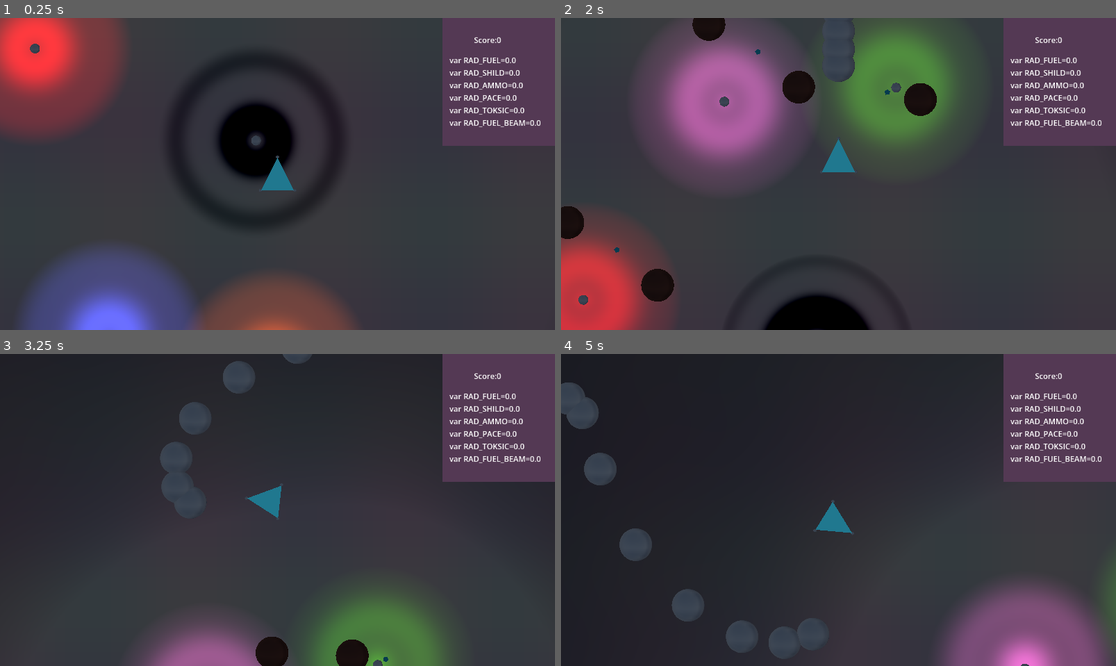
Above: before the commit, frames 1-4 (two rows, left to right).
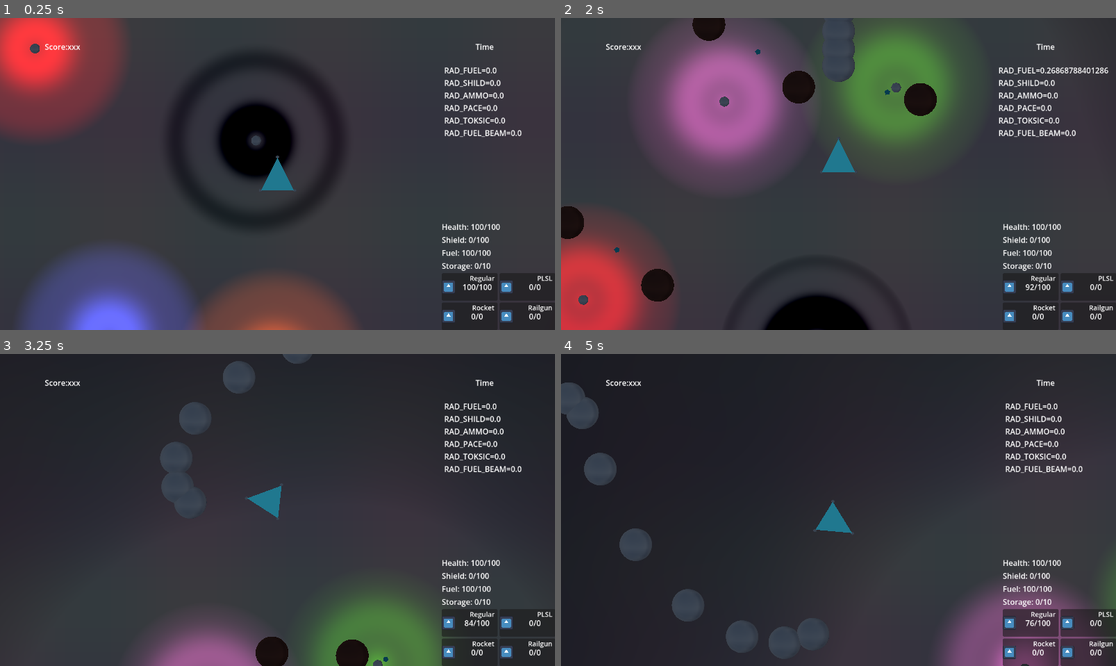
Above: after the commit, the same moments.

Repository: forklovee/SpaceJam2026
Game: Godot game, scene res://main.tscn
Two runs of this game, one before a commit and one after it. Both use one fixed random seed, a clock stepped at 60 frames per second and the inputs below. The engine's default icon, where the game draws it, is replaced by a stand-in: a white triangle on a blue panel in a dark square.
Inputs:
- Up to frame 1 (0.25 s): no input
- Up to frame 2 (2 s): hold Space (Fire) 0.53-1.28 s; hold W (Up) from 0.53 s (still down); tap Space (Fire) at 1.35 s
- Up to frame 3 (3.25 s): release W (Up) at 2.03 s; hold Space (Fire) 2.03-2.78 s; hold A (Left) from 2.03 s (still down); tap Space (Fire) at 2.85 s
- Up to frame 4 (5 s): release A (Left) at 3.53 s; hold S (Down) 3.53-4.28 s; hold Space (Fire) 3.53-4.28 s; hold D (Right) from 4.28 s (still down); tap Space (Fire) at 4.35 s

The runs differ from the first frame. In frame 1, 9.1% of the frame differs, in the area x 8-100%, y 0-98%; in frame 2, 9.2%; in frame 3, 9.5%; in frame 4, 12%, in the area x 8-100%, y 0-100%.

Commit message:
Hud :)

Diff:
--- a/Objects/Crystal/cristal.gd
+++ b/Objects/Crystal/cristal.gd
@@ -12,6 +12,9 @@
 		_destroy(instigator)
 
 func _destroy(instigator: Ship):
+	if is_instance_valid(instigator):
+		instigator.gather_crystal(null, 1)
+
 	collision.disabled = true
 	queue_free()
 	gathered.emit(instigator)
--- /dev/null
+++ b/Player/UI/AmmoGauge/ammo_type_gauge.gd
@@ -0,0 +1,10 @@
+class_name AmmoTypeGauge extends Control
+
+@onready var ammo_name: Label = $AmmoType
+@onready var ammo_counter: Label = $HBoxContainer/Label
+
+@export var icon: Texture
+
+func update_amount(ship: Ship, ammo_type: Bullet3D.Type):
+	ammo_name.text = Bullet3D.Type.keys()[ammo_type]
+	ammo_counter.text = str(ship.get_ammo_count(ammo_type))+"/"+str(ship.get_max_ammo_count(ammo_type))
--- /dev/null
+++ b/Player/UI/AmmoGauge/ammo_type_gauge.tscn
@@ -0,0 +1,60 @@
+[gd_scene format=3 uid="uid://b7nmuufk6vgfh"]
+
+[ext_resource type="Script" uid="uid://bnrv1ow8ovkhm" path="res://Player/UI/AmmoGauge/ammo_type_gauge.gd" id="1_if4wq"]
+[ext_resource type="Texture2D" uid="uid://d0pdf2ktfivuy" path="res://icon.svg" id="2_bpk0r"]
+
+[node name="AmmoTypeGauge" type="Control" unique_id=1824773762]
+custom_minimum_size = Vector2(116, 57)
+layout_mode = 3
+anchors_preset = 0
+size_flags_horizontal = 3
+size_flags_vertical = 3
+script = ExtResource("1_if4wq")
+
+[node name="Panel" type="Panel" parent="." unique_id=1079810432]
+layout_mode = 1
+anchors_preset = 15
+anchor_right = 1.0
+anchor_bottom = 1.0
+grow_horizontal = 2
+grow_vertical = 2
+
+[node name="AmmoType" type="Label" parent="." unique_id=1137426499]
+layout_mode = 1
+anchors_preset = 10
+anchor_right = 1.0
+offset_right = -6.0
+offset_bottom = 23.0
+grow_horizontal = 2
+size_flags_horizontal = 3
+size_flags_vertical = 1
+size_flags_stretch_ratio = 0.75
+theme_override_font_sizes/font_size = 14
+text = "Ammo"
+horizontal_alignment = 2
+vertical_alignment = 1
+
+[node name="HBoxContainer" type="HBoxContainer" parent="." unique_id=662709505]
+layout_mode = 1
+anchors_preset = 15
+anchor_right = 1.0
+anchor_bottom = 1.0
+grow_horizontal = 2
+grow_vertical = 2
+
+[node name="TextureRect" type="TextureRect" parent="HBoxContainer" unique_id=682154487]
+layout_mode = 2
+size_flags_horizontal = 3
+size_flags_stretch_ratio = 0.25
+texture = ExtResource("2_bpk0r")
+expand_mode = 1
+stretch_mode = 5
+
+[node name="Label" type="Label" parent="HBoxContainer" unique_id=751142137]
+layout_mode = 2
+size_flags_horizontal = 3
+size_flags_vertical = 1
+size_flags_stretch_ratio = 0.75
+text = "0/0"
+horizontal_alignment = 1
+vertical_alignment = 1
--- /dev/null
+++ b/Player/UI/hud.gd
@@ -0,0 +1,67 @@
+class_name HUD extends Control
+
+@onready var score_label: Label = $ScoreLabel
+@onready var time_label: Label = $TimeLabel
+@onready var rad_debug_info: Label = $RadDebugInfo
+
+@onready var health_label: Label = $ShipStats/VBoxContainer/Health
+@onready var shield_label: Label = $ShipStats/VBoxContainer/Shield
+@onready var fuel_label: Label = $ShipStats/VBoxContainer/Fuel
+@onready var storage_label: Label = $ShipStats/VBoxContainer/Storage
+
+@onready var regular_ammo: AmmoTypeGauge = $ShipStats/VBoxContainer/GridContainer/RegularAmmo
+@onready var plsl_ammo: AmmoTypeGauge = $ShipStats/VBoxContainer/GridContainer/PLSLAmmo
+@onready var rocket_ammo: AmmoTypeGauge = $ShipStats/VBoxContainer/GridContainer/RocketAmmo
+@onready var railgun_ammo: AmmoTypeGauge = $ShipStats/VBoxContainer/GridContainer/RailgunAmmo
+
+func bind_ship(ship: Ship):
+	ship.health_changed.connect(_on_health_changed)
+	ship.shield_changed.connect(_on_shield_changed)
+	ship.fuel_changed.connect(_on_fuel_changed)
+	ship.storage_changed.connect(_on_storage_changed)
+	ship.used_weapon.connect(_on_ammo_amount_changed)
+	_on_health_changed(ship)
+	_on_shield_changed(ship)
+	_on_fuel_changed(ship)
+	_on_storage_changed(ship)
+
+	_on_ammo_amount_changed(ship, Bullet3D.Type.Regular)
+	_on_ammo_amount_changed(ship, Bullet3D.Type.PLSL)
+	_on_ammo_amount_changed(ship, Bullet3D.Type.Rocket)
+	_on_ammo_amount_changed(ship, Bullet3D.Type.Railgun)
+
+func unbind_ship(ship: Ship):
+	ship.health_changed.disconnect(_on_health_changed)
+	ship.fuel_changed.disconnect(_on_fuel_changed)
+	ship.storage_changed.disconnect(_on_storage_changed)
+	ship.ammo_amount_changed.disconnect(_on_ammo_amount_changed)
+
+
+func update_labels():
+	rad_debug_info.update(Game.pc.ship.radiation_query.data)
+
+func _on_player_score_changed():
+	score_label.update()
+
+func _on_health_changed(ship: Ship):
+	health_label.text = "Health: "+str(ship.health)+"/"+str(ship.max_health)
+
+func _on_shield_changed(ship: Ship):
+	shield_label.text = "Shield: "+str(ship.shield)+"/"+str(ship.max_shield)
+
+func _on_fuel_changed(ship: Ship):
+	fuel_label.text = "Fuel: "+str(ship.fuel)+"/"+str(ship.max_fuel)
+
+func _on_storage_changed(ship: Ship):
+	storage_label.text = "Storage: "+str(ship.storage)+"/"+str(ship.max_storage)
+
+func _on_ammo_amount_changed(ship: Ship, ammo_type: Bullet3D.Type):
+	match ammo_type:
+		Bullet3D.Type.Regular:
+			regular_ammo.update_amount(ship, ammo_type)
+		Bullet3D.Type.PLSL:
+			plsl_ammo.update_amount(ship, ammo_type)
+		Bullet3D.Type.Rocket:
+			rocket_ammo.update_amount(ship, ammo_type)
+		Bullet3D.Type.Railgun:
+			railgun_ammo.update_amount(ship, ammo_type)
--- /dev/null
+++ b/Player/UI/hud.tscn
@@ -0,0 +1,120 @@
+[gd_scene format=3 uid="uid://drkjnd0qbefol"]
+
+[ext_resource type="Script" uid="uid://cs4sbi2wnw7bq" path="res://Player/UI/hud.gd" id="1_lrp3x"]
+[ext_resource type="Script" uid="uid://dxo8tkdtd822e" path="res://Ship/PlayerShip/score_label.gd" id="2_f2qnc"]
+[ext_resource type="Script" uid="uid://dd63v2ojxwq4p" path="res://Ship/PlayerShip/rad_label.gd" id="3_q0jle"]
+[ext_resource type="PackedScene" uid="uid://b7nmuufk6vgfh" path="res://Player/UI/AmmoGauge/ammo_type_gauge.tscn" id="4_q0jle"]
+
+[node name="HUD" type="Control" unique_id=1409684581]
+layout_mode = 3
+anchors_preset = 15
+anchor_right = 1.0
+anchor_bottom = 1.0
+grow_horizontal = 2
+grow_vertical = 2
+script = ExtResource("1_lrp3x")
+metadata/_custom_type_script = "uid://cs4sbi2wnw7bq"
+
+[node name="ScoreLabel" type="Label" parent="." unique_id=1800354293]
+custom_minimum_size = Vector2(260, 120)
+layout_mode = 1
+offset_right = 261.0
+offset_bottom = 120.0
+text = "Score:xxx"
+horizontal_alignment = 1
+vertical_alignment = 1
+script = ExtResource("2_f2qnc")
+
+[node name="TimeLabel" type="Label" parent="." unique_id=279498096]
+custom_minimum_size = Vector2(260, 120)
+layout_mode = 1
+anchors_preset = 1
+anchor_left = 1.0
+anchor_right = 1.0
+offset_left = -292.0
+offset_bottom = 120.0
+grow_horizontal = 0
+text = "Time"
+horizontal_alignment = 1
+vertical_alignment = 1
+
+[node name="RadDebugInfo" type="Label" parent="." unique_id=1249103710]
+layout_mode = 1
+anchors_preset = 1
+anchor_left = 1.0
+anchor_right = 1.0
+offset_left = -230.0
+offset_top = 97.0
+offset_right = -15.0
+offset_bottom = 432.0
+grow_horizontal = 0
+text = "var RAD_FUEL=0.0
+var RAD_SHILD=0.0
+var RAD_AMMO=0.0
+var RAD_PACE=0.0
+var RAD_TOKSIC=0.0
+var RAD_FUEL_BEAM=0.0
+"
+script = ExtResource("3_q0jle")
+
+[node name="Radar" type="Control" parent="." unique_id=536445211]
+layout_mode = 1
+anchors_preset = 2
+anchor_top = 1.0
+anchor_bottom = 1.0
+offset_top = -223.0
+offset_right = 235.0
+grow_vertical = 0
+
+[node name="ShipStats" type="Control" parent="." unique_id=836041721]
+layout_mode = 1
+anchors_preset = 3
+anchor_left = 1.0
+anchor_top = 1.0
+anchor_right = 1.0
+anchor_bottom = 1.0
+offset_left = -235.0
+offset_top = -226.0
+grow_horizontal = 0
+grow_vertical = 0
+
+[node name="VBoxContainer" type="VBoxContainer" parent="ShipStats" unique_id=1996723806]
+layout_mode = 1
+anchors_preset = 15
+anchor_right = 1.0
+anchor_bottom = 1.0
+grow_horizontal = 2
+grow_vertical = 2
+
+[node name="Health" type="Label" parent="ShipStats/VBoxContainer" unique_id=40199184]
+layout_mode = 2
+text = "Health: 100/100"
+
+[node name="Shield" type="Label" parent="ShipStats/VBoxContainer" unique_id=1381667324]
+layout_mode = 2
+text = "Health: 100/100"
+
+[node name="Fuel" type="Label" parent="ShipStats/VBoxContainer" unique_id=234375552]
+layout_mode = 2
+text = "Fuel: 100/100"
+
+[node name="Storage" type="Label" parent="ShipStats/VBoxContainer" unique_id=1122416449]
+layout_mode = 2
+text = "Storage: 100/100"
+
+[node name="GridContainer" type="GridContainer" parent="ShipStats/VBoxContainer" unique_id=1419909740]
+layout_mode = 2
+size_flags_vertical = 3
+columns = 2
+
+[node name="RegularAmmo" parent="ShipStats/VBoxContainer/GridContainer" unique_id=1824773762 instance=ExtResource("4_q0jle")]
+layout_mode = 2
+
+[node name="PLSLAmmo" parent="ShipStats/VBoxContainer/GridContainer" unique_id=864875065 instance=ExtResource("4_q0jle")]
+layout_mode = 2
+
+[node name="RocketAmmo" parent="ShipStats/VBoxContainer/GridContainer" unique_id=1310404072 instance=ExtResource("4_q0jle")]
+layout_mode = 2
+
+[node name="RailgunAmmo" parent="ShipStats/VBoxContainer/GridContainer" unique_id=60718657 instance=ExtResource("4_q0jle")]
+layout_mode = 2
--- a/Player/player_controller.gd
+++ b/Player/player_controller.gd
@@ -5,12 +5,18 @@
 var input_direction: Vector2
 
 var camera: PlayerCamera
+var hud: HUD
 var ship: Ship
 
 func _ready() -> void:
 	set_name("PlayerController")
 	camera = ResourceLoader.load("res://Player/Camera/player_camera.tscn").instantiate()
 	add_child(camera)
+
+	hud = ResourceLoader.load("res://Player/UI/hud.tscn").instantiate()
+	add_child(hud)
+
+	Game.player_score_changed.connect(hud._on_player_score_changed)
 
 func _input(_event: InputEvent) -> void:
 	if !is_instance_valid(ship):
@@ -21,10 +27,12 @@
 		return
 
 	if Input.is_action_pressed("Fire"):
-		ship.shoot()
+		ship.shoot(0)
 
 	input_direction = Input.get_vector("Left", "Right", "Down", "Up")
 	ship.steer(input_direction)
+
+	hud.update_labels()
 
 
 func spawn(transform: Transform3D, new_ship_scene: PackedScene = null):
@@ -38,13 +46,13 @@
 	ship = _ship_scene.instantiate()
 	add_child(ship)
 
-	#ship.radiation_query.data
+	ship.global_transform = transform
+	camera.follow_target = ship
 
-	ship.global_transform = transform
-
-	camera.follow_target = ship
+	hud.bind_ship(ship)
 
 func destroy_ship():
 	if !is_instance_valid(ship):
 		return
+	hud.unbind_ship(ship)
 	ship.queue_free()
--- /dev/null
+++ b/Ship/Gun/Bullets/plsl_bullet.tscn
@@ -0,0 +1,5 @@
+[gd_scene format=3 uid="uid://bkdrwitep8mwq"]
+
+[ext_resource type="PackedScene" uid="uid://dr7hss4w17q6r" path="res://Ship/Gun/Bullet.tscn" id="1_6ry1u"]
+
+[node name="RegularBullet" unique_id=895270872 instance=ExtResource("1_6ry1u")]
--- /dev/null
+++ b/Ship/Gun/Bullets/regular_bullet.tscn
@@ -0,0 +1,5 @@
+[gd_scene format=3 uid="uid://baht2nki0ekws"]
+
+[ext_resource type="PackedScene" uid="uid://dr7hss4w17q6r" path="res://Ship/Gun/Bullet.tscn" id="1_5as31"]
+
+[node name="RegularBullet" unique_id=895270872 instance=ExtResource("1_5as31")]
--- /dev/null
+++ b/Ship/Gun/Bullets/rocket_bullet.tscn
@@ -0,0 +1,5 @@
+[gd_scene format=3 uid="uid://cp0mfj25tw50"]
+
+[ext_resource type="PackedScene" uid="uid://dr7hss4w17q6r" path="res://Ship/Gun/Bullet.tscn" id="1_ev7vb"]
+
+[node name="RegularBullet" unique_id=895270872 instance=ExtResource("1_ev7vb")]
--- a/Ship/Gun/bullet.gd
+++ b/Ship/Gun/bullet.gd
@@ -1,4 +1,11 @@
 class_name Bullet3D extends Area3D
+
+enum Type{
+	Regular,
+	PLSL,
+	Rocket,
+	Railgun
+}
 
 const AUTOKILL_TIME: float = 3.0
 
--- a/Ship/Gun/gun.gd
+++ b/Ship/Gun/gun.gd
@@ -1,6 +1,6 @@
 class_name Gun extends Node3D
 
-@export var bullet_res: PackedScene
+@export var bullet_type: Bullet3D.Type
 
 @export var damage: int = 5
 @export var firerate_sec: float = 0.1
@@ -10,8 +10,11 @@
 
 var last_shoot_time: int = -1
 
+func has_ammo() -> bool:
+	return ammo > 0
+
 func can_shoot() -> bool:
-	return (Time.get_ticks_msec() - last_shoot_time) * 0.001 > firerate_sec
+	return has_ammo() && (Time.get_ticks_msec() - last_shoot_time) * 0.001 > firerate_sec
 
 func shoot(instigator: Ship):
 	if !can_shoot():
@@ -19,8 +22,9 @@
 
 	last_shoot_time = Time.get_ticks_msec()
 
-	var bullet: Bullet3D = bullet_res.instantiate()
+	var bullet: Bullet3D = Data.get_bullet_resource(bullet_type).instantiate()
 	Game.level.add_child(bullet)
+	ammo -= 1
 
 	bullet.global_transform = global_transform
 	bullet.shoot(instigator, bullet_speed*instigator.get_forward())
--- a/Ship/PlayerShip/player_ship.tscn
+++ b/Ship/PlayerShip/player_ship.tscn
@@ -1,8 +1,6 @@
 [gd_scene format=3 uid="uid://ekk6qgvepctd"]
 
 [ext_resource type="PackedScene" uid="uid://idcyet8cqbav" path="res://Ship/base_ship.tscn" id="1_4ff6c"]
-[ext_resource type="Script" uid="uid://dxo8tkdtd822e" path="res://Ship/PlayerShip/score_label.gd" id="2_d1b4h"]
-[ext_resource type="Script" uid="uid://dd63v2ojxwq4p" path="res://Ship/PlayerShip/rad_label.gd" id="3_wtuya"]
 [ext_resource type="Script" uid="uid://bty5ejl7c7k30" path="res://Ship/Gun/gun.gd" id="4_bmidl"]
 [ext_resource type="PackedScene" uid="uid://dr7hss4w17q6r" path="res://Ship/Gun/Bullet.tscn" id="5_sui1w"]
 
@@ -14,40 +12,7 @@
 [node name="MeshInstance3D" parent="." index="0" unique_id=1993636732]
 surface_material_override/0 = SubResource("StandardMaterial3D_4ff6c")
 
-[node name="ColorRect" type="ColorRect" parent="." index="3" unique_id=299499538]
-anchors_preset = 1
-anchor_left = 1.0
-anchor_right = 1.0
-offset_left = -234.0
-offset_bottom = 265.0
-grow_horizontal = 0
-color = Color(0.33055663, 0.2231215, 0.3273466, 1)
-
-[node name="ScoreLabel" type="Label" parent="ColorRect" index="0" unique_id=1516610155]
-layout_mode = 0
-offset_left = 66.0
-offset_top = 34.0
-offset_right = 106.0
-offset_bottom = 57.0
-text = "Score:xxx"
-script = ExtResource("2_d1b4h")
-
-[node name="RadLabel" type="Label" parent="ColorRect" index="1" unique_id=165582564]
-layout_mode = 0
-offset_left = 15.0
-offset_top = 76.0
-offset_right = 205.0
-offset_bottom = 255.0
-text = "var RAD_FUEL=0.0
-var RAD_SHILD=0.0
-var RAD_AMMO=0.0
-var RAD_PACE=0.0
-var RAD_TOKSIC=0.0
-var RAD_FUEL_BEAM=0.0
-"
-script = ExtResource("3_wtuya")
-
-[node name="GunSlot" parent="." index="5" unique_id=886972490]
+[node name="GunSlot" parent="." index="4" unique_id=886972490]
 transform = Transform3D(1, 0, 0, 0, 1, 0, 0, 0, 1, 0, 0, -0.54223883)
 
 [node name="Gun" type="Node3D" parent="GunSlot" index="0" unique_id=1212398569]
--- a/Ship/PlayerShip/rad_label.gd
+++ b/Ship/PlayerShip/rad_label.gd
@@ -1,10 +1,11 @@
 extends Label
 
-func _process(delta: float) -> void:
+func update(data: Dictionary[Star3D.RaditionType, float]) -> void:
 	text=""
-	text+="var RAD_FUEL="+str(Game.RAD_FUEL)+"\n"
-	text+="var RAD_SHILD="+str(Game.RAD_SHILD)+"\n"
-	text+="var RAD_AMMO="+str(Game.RAD_AMMO)+"\n"
-	text+="var RAD_PACE="+str(Game.RAD_PACE)+"\n"
-	text+="var RAD_TOKSIC="+str(Game.RAD_TOKSIC)+"\n"
-	text+="var RAD_FUEL_BEAM="+str(Game.RAD_FUEL_BEAM)+"\n"
+
+	text+="RAD_FUEL="+str(data[Star3D.RaditionType.FUEL])+"\n"
+	text+="RAD_SHILD="+str(data[Star3D.RaditionType.SHILD])+"\n"
+	text+="RAD_AMMO="+str(data[Star3D.RaditionType.AMMO])+"\n"
+	text+="RAD_PACE="+str(data[Star3D.RaditionType.PACE])+"\n"
+	text+="RAD_TOKSIC="+str(data[Star3D.RaditionType.TOKSIC])+"\n"
+	text+="RAD_FUEL_BEAM="+str(data[Star3D.RaditionType.FUEL_BEAM])+"\n"
--- a/Ship/PlayerShip/score_label.gd
+++ b/Ship/PlayerShip/score_label.gd
@@ -1,4 +1,4 @@
 extends Label
 
-func _process(delta: float) -> void:
-	$".".text="Score:"+str(Game.player_score)
+func update():
+	text = str(Game.player_score)
--- a/Ship/ship.gd
+++ b/Ship/ship.gd
@@ -1,14 +1,20 @@
 class_name Ship extends RigidBody3D
 
 signal health_changed(ship: Ship)
+signal shield_changed(ship: Ship)
+signal died(ship: Ship)
 signal storage_changed(ship: Ship)
 signal fuel_changed(ship: Ship)
+
+signal used_weapon(ship: Ship)
 
 @onready var base_gun_slot: GunSlot = $BaseGunSlot
 @onready var radiation_query: RadiationQuery = $RaddiationQuerry
 
 @export var max_health: int = 100
 var health: int = max_health
+@export var max_shield: int = 100
+var shield: int = 0
 @export var max_storage: int = 10
 var storage: int = 0
 @export var max_fuel: int = 100
@@ -68,10 +74,25 @@
 		if slot.get_child_count() > 0 && slot.get_child(0) is Gun:
 			weapons.append(slot.get_child(0))
 
-func shoot():
-	for weapon in weapons:
-		weapon.shoot(self)
+func get_gun_of_ammo_type(bullet_type: Bullet3D.Type) -> Gun:
+	var weapon_id := weapons.find_custom(func(gun): return gun.bullet_type == bullet_type)
+	return weapons[weapon_id] if weapon_id > -1 else null
 
+func get_max_ammo_count(bullet_type: Bullet3D.Type) -> int:
+	var gun: Gun = get_gun_of_ammo_type(bullet_type)
+	return gun.max_ammo if gun != null else 0
+
+func get_ammo_count(bullet_type: Bullet3D.Type) -> int:
+	var gun: Gun = get_gun_of_ammo_type(bullet_type)
+	return gun.ammo if gun != null else 0
+
+func shoot(weapon_id: int):
+	if weapon_id > weapons.size():
+		printerr(self, " ", weapon_id, " out of bounds")
+		return
+	var weapon: Gun = weapons[weapon_id]
+	weapon.shoot(self)
+	used_weapon.emit(self, weapon.bullet_type)
 
 func damage(instigator: Node3D, value: int):
 	health = clamp(health-value, 0, max_health)
@@ -81,6 +102,7 @@
 		_on_died()
 
 func _on_died():
+	died.emit(self)
 	queue_free()
 
 func heal(instigator: Node3D, value: int):
@@ -91,6 +113,12 @@
 		_on_died()
 	health_changed.emit(instigator)
 
+func add_shield(instigator: Node3D, value: int):
+	shield = clamp(shield+value, 0, max_shield)
+	print(self, "(", shield, "/", max_shield,")", " shield by ", instigator, " with ", value)
+	shield_changed.emit(self)
+
+
 func is_storage_full() -> bool:
 	return storage == max_storage
 
@@ -99,14 +127,16 @@
 
 #TODO: define crystal piece
 func gather_crystal(crystal_piece: Node3D, amount: int):
-	if can_gather_crystals(amount):
+	if !can_gather_crystals(amount):
 		return
 
-	if !crystal_piece.is_inside_tree():
+	if crystal_piece && !crystal_piece.is_inside_tree():
 		printerr(self, ": gather_crystal: crystal piece on inside tree!")
 		return
 
 	storage = clamp(storage+amount, 0, max_storage)
+	print(self, " gathered ", amount, " crystals. Has: ", storage, "/", max_storage)
+
 	storage_changed.emit(self)
 
 func can_use_fuel(value: int) -> bool:
--- /dev/null
+++ b/Singleton/data.gd
@@ -0,0 +1,11 @@
+extends Node
+
+var bullets: Dictionary[Bullet3D.Type, PackedScene] = {
+	Bullet3D.Type.Regular: ResourceLoader.load("res://Ship/Gun/Bullets/regular_bullet.tscn"),
+	Bullet3D.Type.PLSL: ResourceLoader.load("res://Ship/Gun/Bullets/plsl_bullet.tscn"),
+	Bullet3D.Type.Rocket: ResourceLoader.load("res://Ship/Gun/Bullets/rocket_bullet.tscn")
+	#Bullet3D.Type.Railgun: ResourceLoader.load("res://Ship/Gun/Bullets/regular_bullet.tscn")
+}
+
+func get_bullet_resource(ammo_type: Bullet3D.Type) -> PackedScene:
+	return bullets[ammo_type]
--- a/Singleton/game.gd
+++ b/Singleton/game.gd
@@ -1,25 +1,19 @@
 extends Node
+
+signal player_score_changed
+signal enemy_score_changed
 
 var pc: PlayerController
 var level
-var player_score=0
 
-
-
-
-
-var RAD_FUEL=0.0
-var RAD_SHILD=0.0
-var RAD_AMMO=0.0
-var RAD_PACE=0.0
-var RAD_TOKSIC=0.0
-var RAD_FUEL_BEAM=0.0
-
-
-
-
-
-
+var player_score := 0:
+	set(value):
+		player_score = value
+		player_score_changed.emit()
+var enemy_score := 0:
+	set(value):
+		enemy_score = value
+		enemy_score_changed.emit()
 
 func _ready() -> void:
 	# Create PlayerController
--- a/project.godot
+++ b/project.godot
@@ -18,6 +18,7 @@
 [autoload]
 
 Game="*uid://bmd84awadrgp1"
+Data="*uid://be0yhnw6xdgq2"
 
 [global_group]
 
Not shown, added: Player/UI/AmmoGauge/ammo_type_gauge.gd.uid
Not shown, added: Player/UI/hud.gd.uid
Not shown, added: Singleton/data.gd.uid
